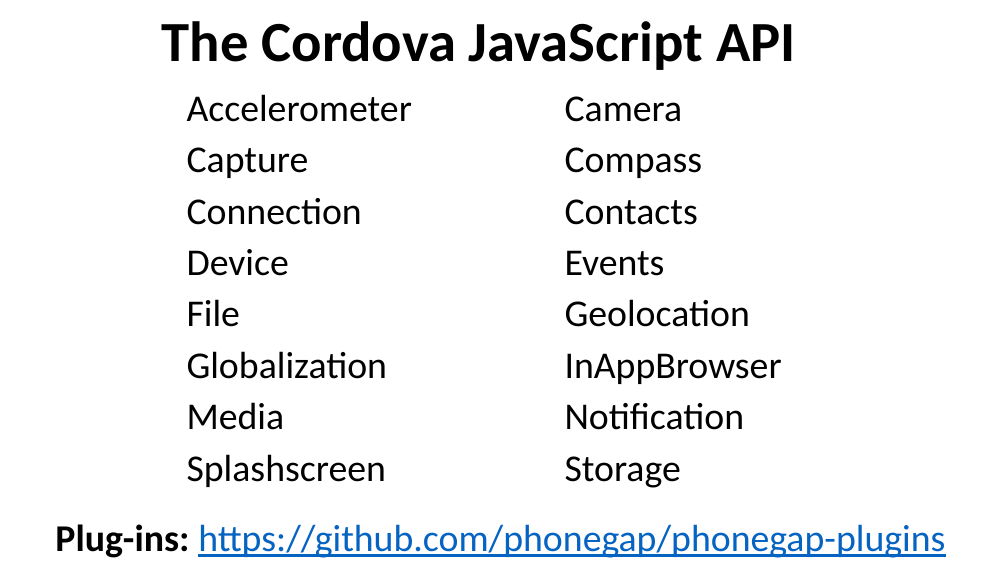
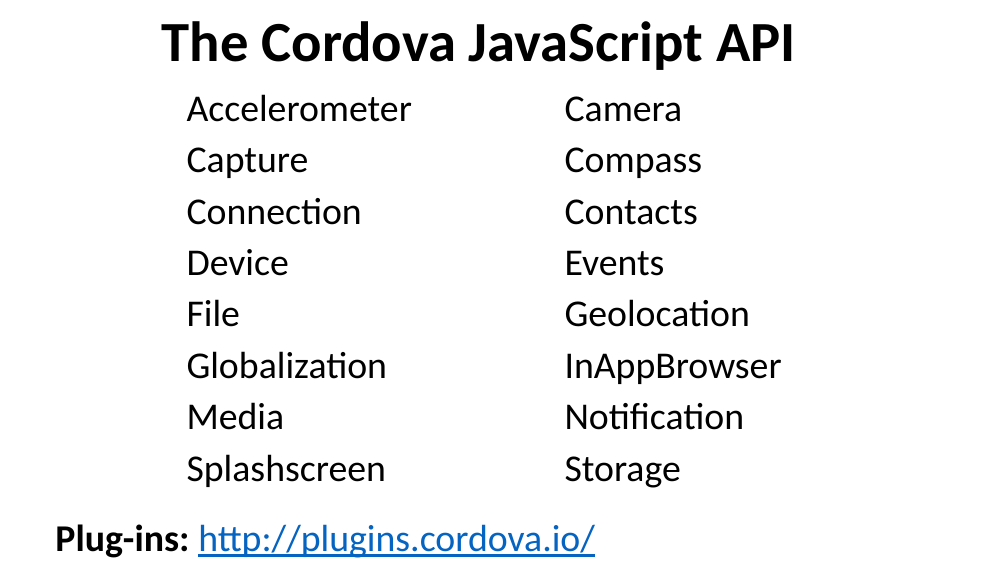
Before and after one commit to bartread/rg-demos, a slide deck: slide 15 of Talks/Cross-Platform Mobile Development in Visual Studio.pptx. Drawn at 1008x567 pixels with LibreOffice and Linux fonts; fonts in the diff are those of the drawing. Boxes give left, top, right and bottom in pixels: in the first picture for what was removed or moved away, otherwise in the second. Text is boxed around its words. In the diff, an @@ line names an element or a change of style, - is before the commit and + after.

```diff
--- a/Talks/Cross-Platform Mobile Development in Visual Studio.pptx
+++ b/Talks/Cross-Platform Mobile Development in Visual Studio.pptx
@@ text at (x1=55, y1=524, x2=595, y2=558): text changed @@
-Plug-ins: https://github.com/phonegap/phonegap-plugins
+Plug-ins: http://plugins.cordova.io/
```
Also in this commit, not shown: 3 other slides changed, 1 slide added, 2 slides removed.
